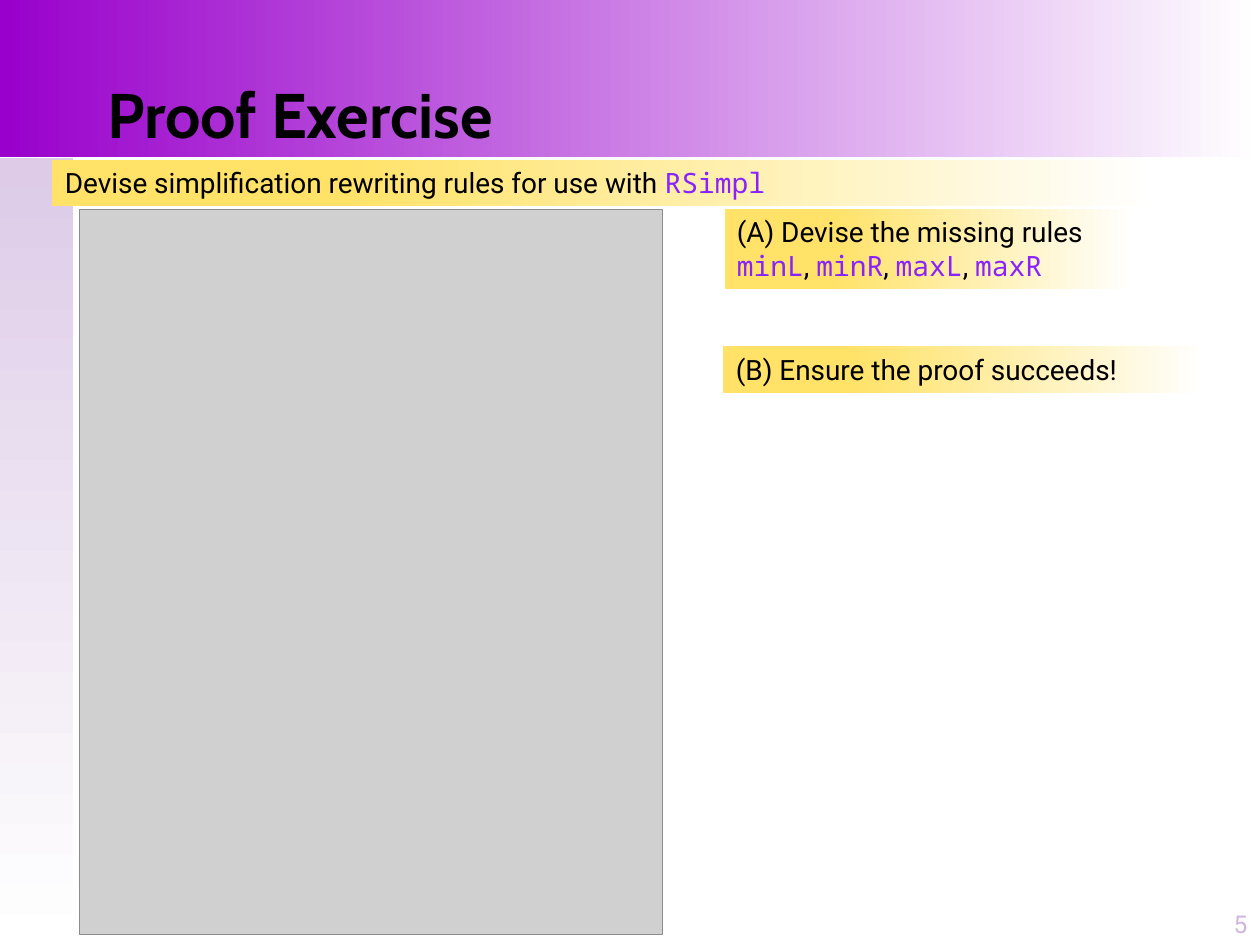
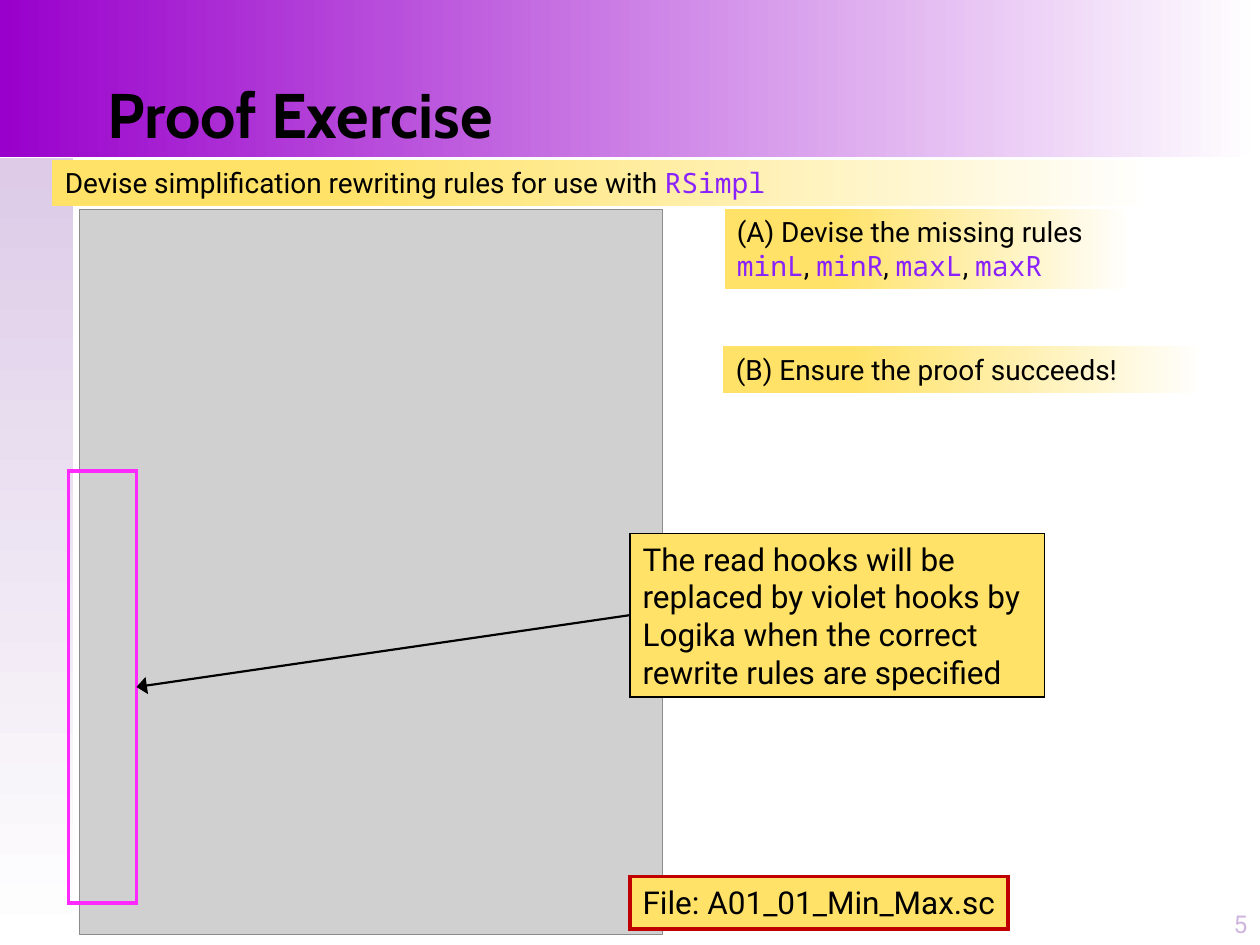
Before and after one commit to santoslab/stress24, a slide deck: slide 5 of slides/A-01-02-Proofs-Structure.pptx. Drawn at 1260x945 pixels with LibreOffice and Linux fonts; fonts in the diff are those of the drawing; grey boxes stand for pictures. Boxes give left, top, right and bottom in pixels: in the first picture for what was removed or moved away, otherwise in the second. Text is boxed around its words. In the diff, an @@ line names an element or a change of style, - is before the commit and + after.

```diff
--- a/slides/A-01-02-Proofs-Structure.pptx
+++ b/slides/A-01-02-Proofs-Structure.pptx
@@ rectangle added at <box>68,471,136,903</box>, outline #FF29FF 2 pt @@
@@ rectangle added at <box>630,533,1045,697</box>, fill #FFE267, outline #000000 0.75 pt, 18 pt, text #000000 @@
+The read hooks will be replaced by violet hooks by Logika when the correct rewrite rules are specified
@@ arrow added from (630, 615) to (136, 687), #000000 1.25 pt @@
@@ rectangle added at <box>630,877,1008,930</box>, fill #FFE267, outline #C00000 2 pt, 18 pt, text #000000 @@
+File: A01_01_Min_Max.sc
```
Also in this commit, not shown: 4 other slides changed, 7 other files.
